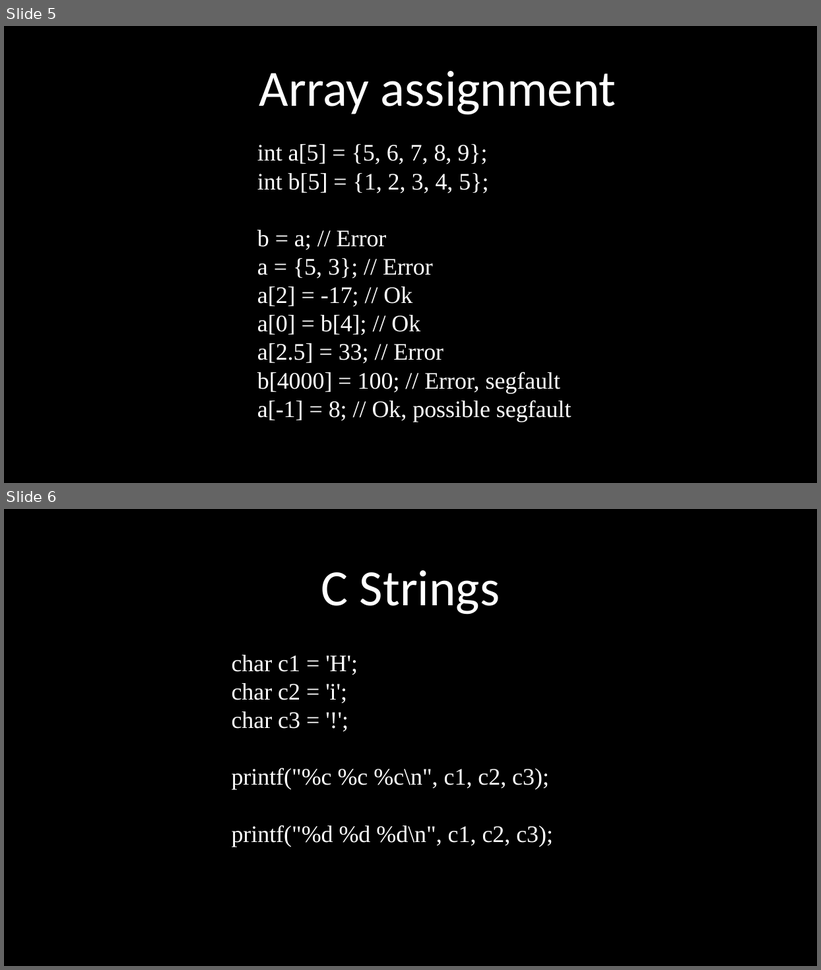
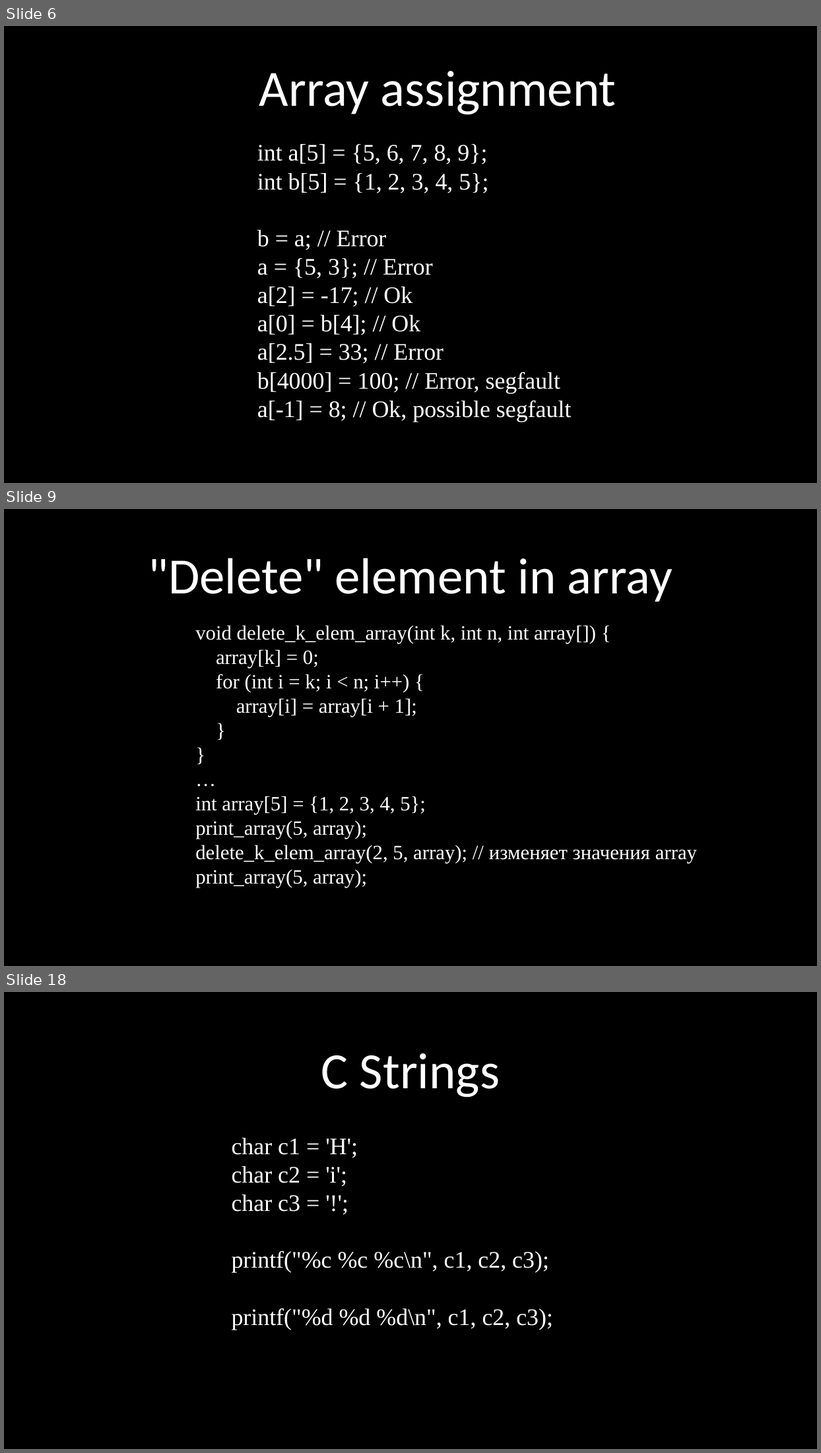
Before and after one commit to kruffka/C-Programming, a slide deck: 2024-2025/slides_pptx/5_static_arrays.pptx. Shown one above the other, each under a label of ours: slides 5 and 6 before the commit, slides 6, 9 and 18 after it; the slides between them are not shown. The pictures are 821x970 and 821x1453 pixels, drawn with LibreOffice and Linux fonts; fonts in the diff are those of the drawing. Boxes give left, top, right and bottom in pixels: in the first picture for what was removed or moved away, otherwise in the second. Text is boxed around its words. In the diff, an @@ line names an element or a change of style, - is before the commit and + after.

Commit message:
Update arrays with matrices and functions

```diff
--- a/2024-2025/slides_pptx/5_static_arrays.pptx
+++ b/2024-2025/slides_pptx/5_static_arrays.pptx
@@ slide 9 added at (4, 509, 817, 966), background #000000 @@
@@ text added at (148, 558, 673, 602), 60 pt, text #FFFFFF @@
+"Delete" element in array
@@ text added at (195, 625, 697, 888), 24 pt, text #FFFFFF @@
+void delete_k_elem_array(int k, int n, int array[]) {
+array[k] = 0;
+for (int i = k; i < n; i++) {
+array[i] = array[i + 1];
+}
+}
+…
+int array[5] = {1, 2, 3, 4, 5};
+print_array(5, array);
+delete_k_elem_array(2, 5, array); // изменяет значения array
+print_array(5, array);
@@ what was slide 5 is now slide 6 @@
@@ what was slide 6 is now slide 18 @@
```
Also in this commit, not shown: 2 slides changed, 9 other slides added, 2 other files.
